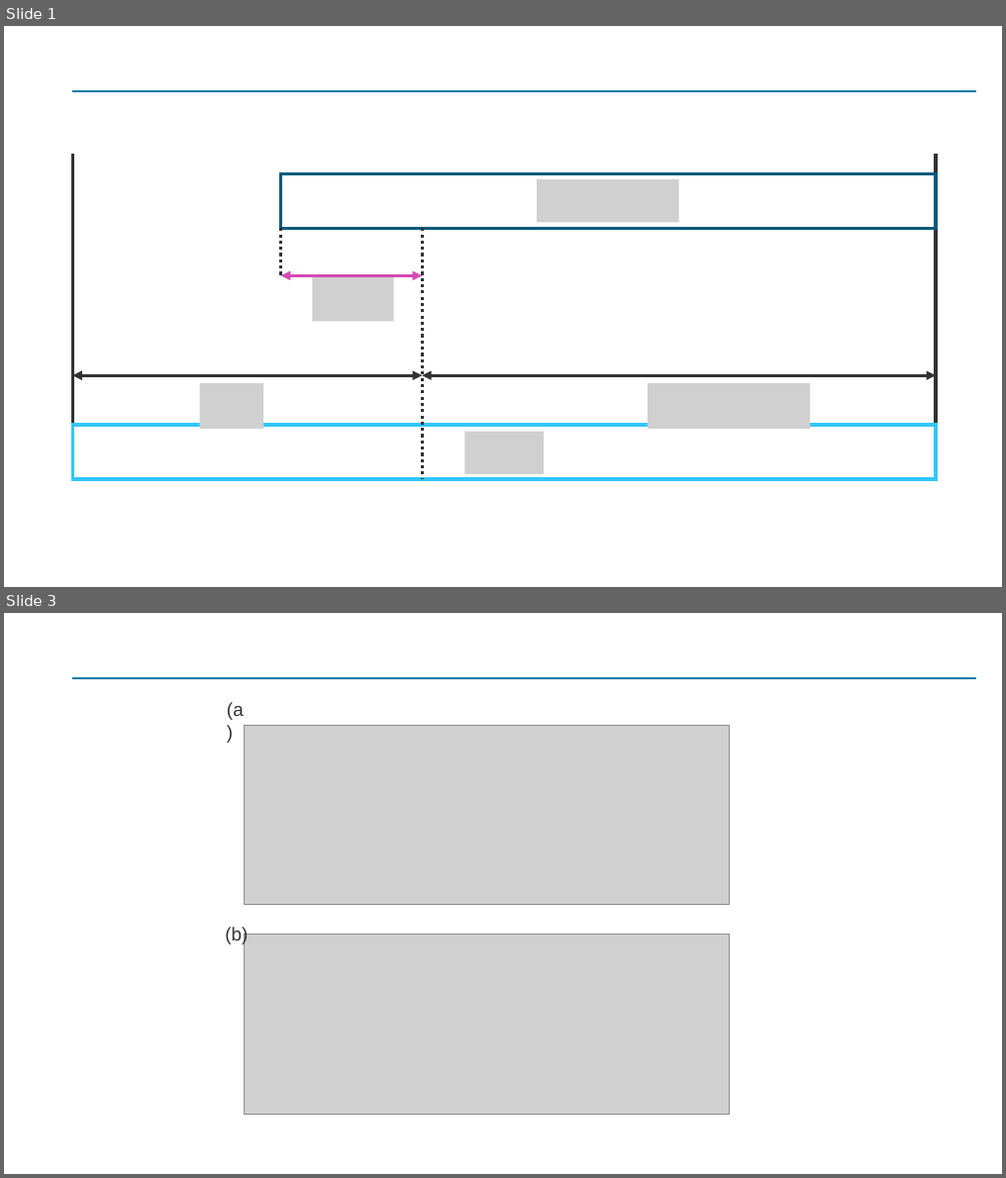
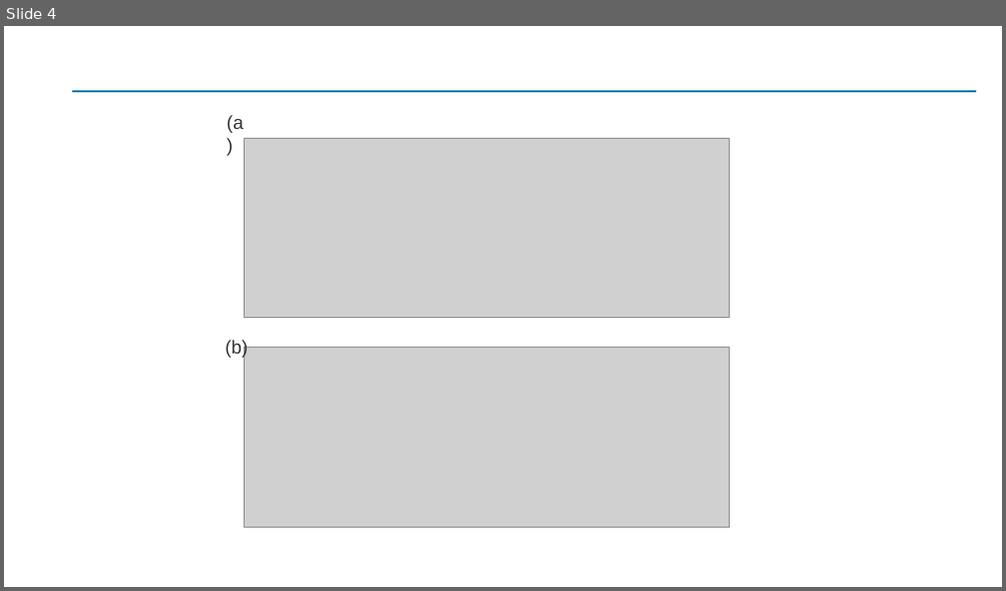
Before and after one commit to Yoshiaki-Harada/Resarch, a slide deck: Paper/master-thesis/src/img/chapter-2/図.pptx. Shown one above the other, each under a label of ours: slides 1 and 3 before the commit, slide 4 after it; the slides between them are not shown. The pictures are 1006x1178 and 1006x591 pixels, drawn with LibreOffice and Linux fonts; fonts in the diff are those of the drawing; grey boxes stand for pictures. Boxes give left, top, right and bottom in pixels: in the first picture for what was removed or moved away, otherwise in the second. Text is boxed around its words. In the diff, an @@ line names an element or a change of style, - is before the commit and + after.

```diff
--- a/Paper/master-thesis/src/img/chapter-2/図.pptx
+++ b/Paper/master-thesis/src/img/chapter-2/図.pptx
@@ slide 1 removed at [4,26,1002,587], background #FFFFFF; not listed: 1 template element that a slide beside it also shows @@
@@ line removed from (73, 154) to (73, 478) @@
@@ rectangle removed at [281,174,936,228] @@
@@ line removed from (936, 154) to (936, 478) @@
@@ picture removed at [537,179,679,222] @@
@@ line removed from (281, 228) to (281, 276) @@
@@ line removed from (422, 228) to (422, 479) @@
@@ double arrow removed from (281, 276) to (422, 276) @@
@@ picture removed at [313,276,394,322] @@
@@ double arrow removed from (73, 375) to (422, 375) @@
@@ double arrow removed from (422, 375) to (936, 375) @@
@@ picture removed at [199,383,263,429] @@
@@ picture removed at [648,383,810,429] @@
@@ rectangle removed at [73,425,936,479] @@
@@ picture removed at [465,432,544,474] @@
@@ what was slide 3 is now slide 4 @@
```
Also in this commit, not shown: 3 slides added, 1 other slide removed, 11 other files.
